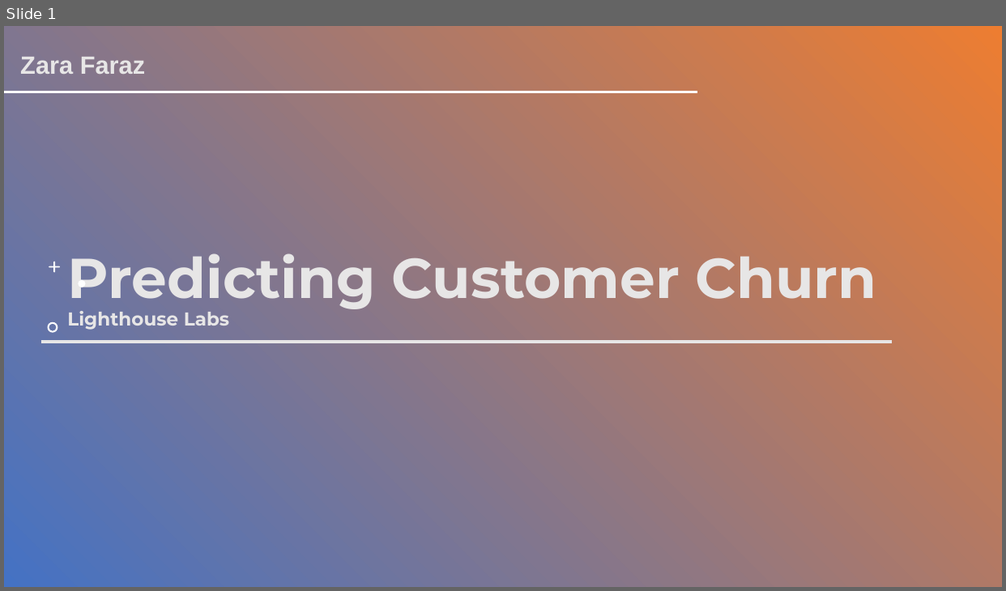
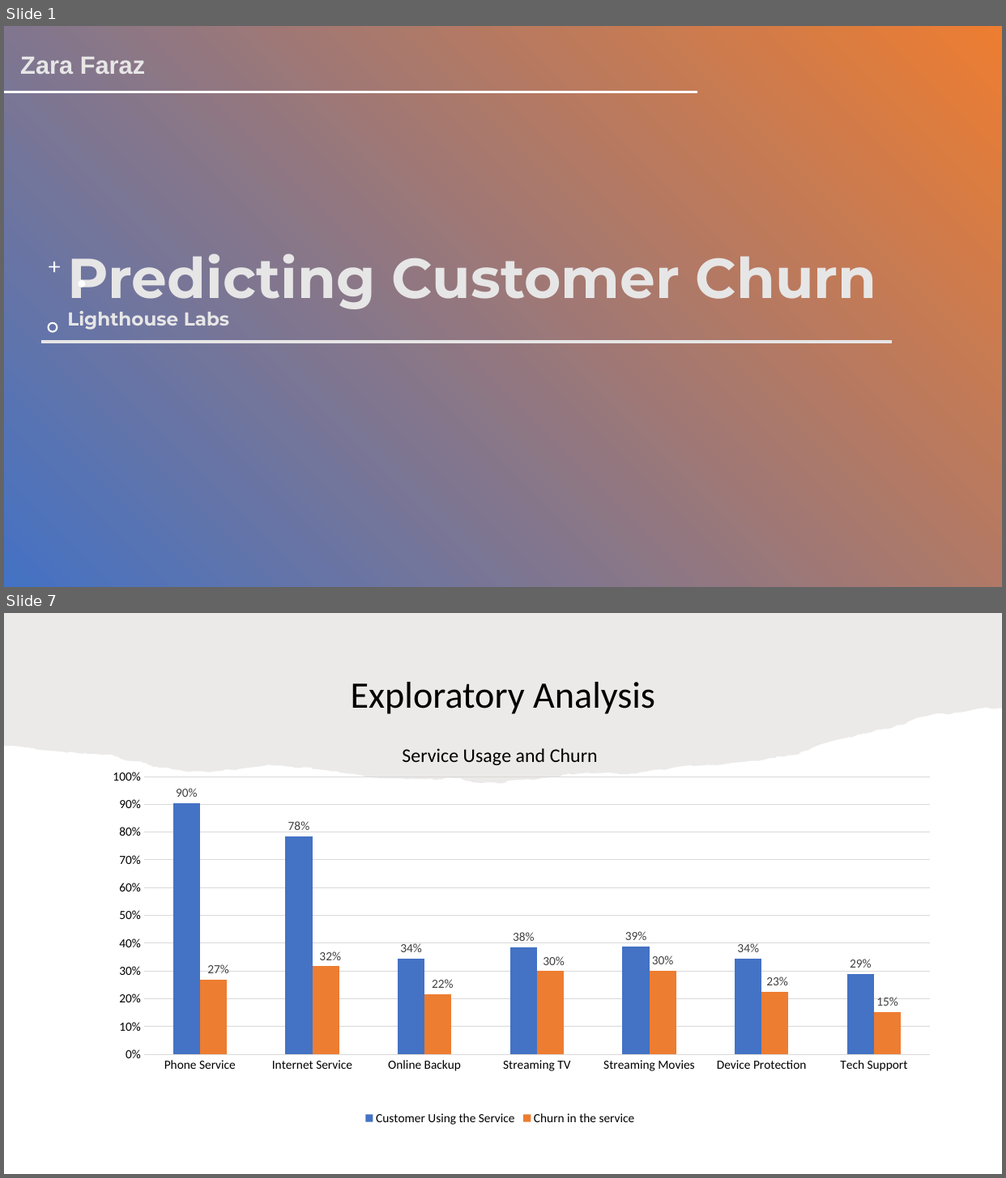
Before and after one commit to Zara1992/Predicting-Customer-Churn, a slide deck: Customer Churn Prediction.pptx. Shown one above the other, each under a label of ours: slide 1 before the commit, slides 1 and 7 after it; the slides between them are not shown. The pictures are 1006x591 and 1006x1178 pixels, drawn with LibreOffice and Linux fonts; fonts in the diff are those of the drawing; background and template pictures are left out; a plain dark background stands for a picture behind light text. Boxes give left, top, right and bottom in pixels: in the first picture for what was removed or moved away, otherwise in the second. Text is boxed around its words. In the diff, an @@ line names an element or a change of style, - is before the commit and + after.

```diff
--- a/Customer Churn Prediction.pptx
+++ b/Customer Churn Prediction.pptx
@@ slide 7 added at (4,613,1002,1174), background #FFFFFF @@
@@ freeform shape added at (4,613,1002,784), fill #82766A at 15% opacity @@
@@ title added at (351,682,655,714), 36 pt, text #000000 @@
+Exploratory Analysis
@@ column chart added at (58,726,944,1129) @@
+title "Service Usage and Churn "
+categories: Phone Service, Internet Service, Online Backup, Streaming TV, Streaming Movies, Device Protection, Tech Support
+Customer Using the Service: 0.9, 0.78, 0.34, 0.38, 0.39, 0.34, 0.29
+Churn in the service: 0.27, 0.32, 0.22, 0.3, 0.3, 0.23, 0.15
```
Also in this commit, not shown: 7 slides changed, 3 other slides added, 3 slides removed, 4 other files.
